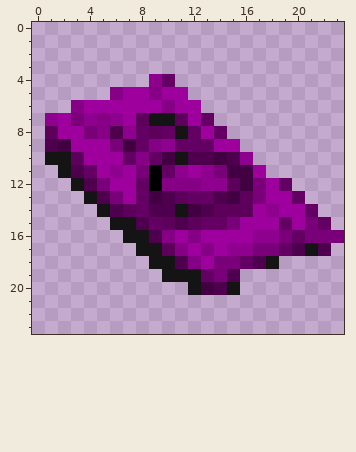
Two states of a pixel-art sprite, RTS Game/RTS GameContent/Units/HeavyTank/HeavyTankDownRight.png. This is how it looked before the edit.
The file is 24x24 pixels. Colours within 5 levels of each other are drawn and written as one.
The same view after the edit:
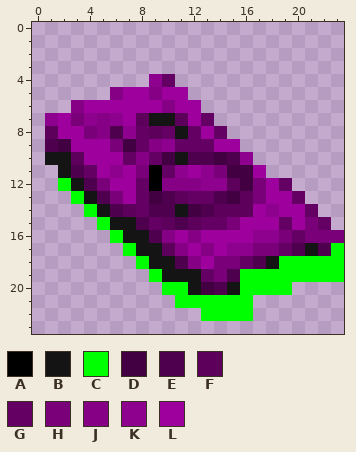
Palette (. is transparent): A #000000  B #141414  C #00ff00  D #420042  E #4e004e  F #5c005c  G #640064  H #790079  J #860086  K #8e008e  L #9d009d
What changed:
y 12: x 2 . -> C
y 13: x 3 . -> C
y 14: x 4 . -> C
y 15: x 5 . -> C
y 16: x 6 . -> C
y 17: x 7 . -> C; x 23 . -> C
y 18: x 8 . -> C; x 19..23 ..... -> CCCCC
y 19: x 9 . -> C; x 16..23 ........ -> CCCCCCCC
y 20: x 10..11 .. -> CC; x 16..19 .... -> CCCC
y 21: x 11..16 ...... -> CCCCCC
y 22: x 13..16 .... -> CCCC
